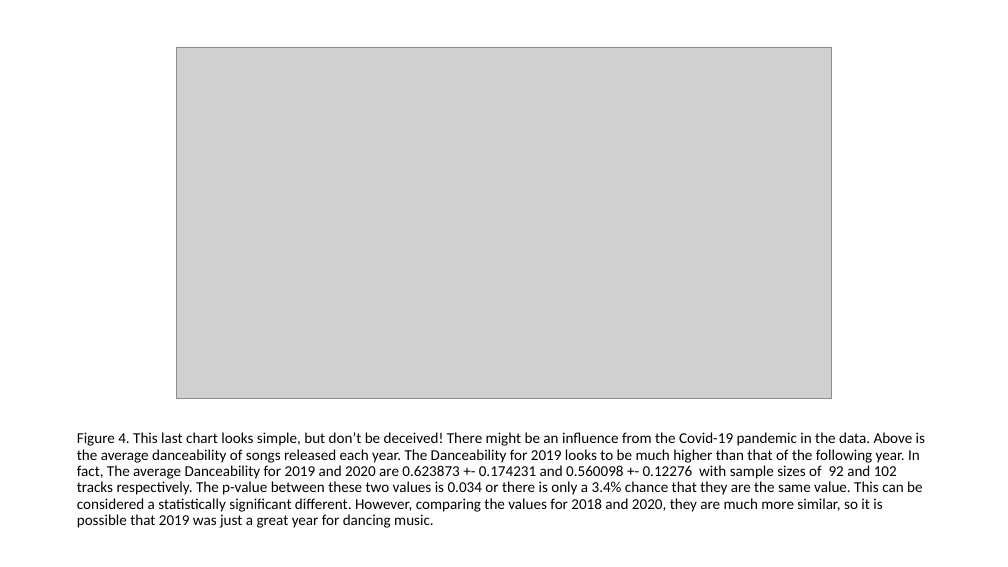
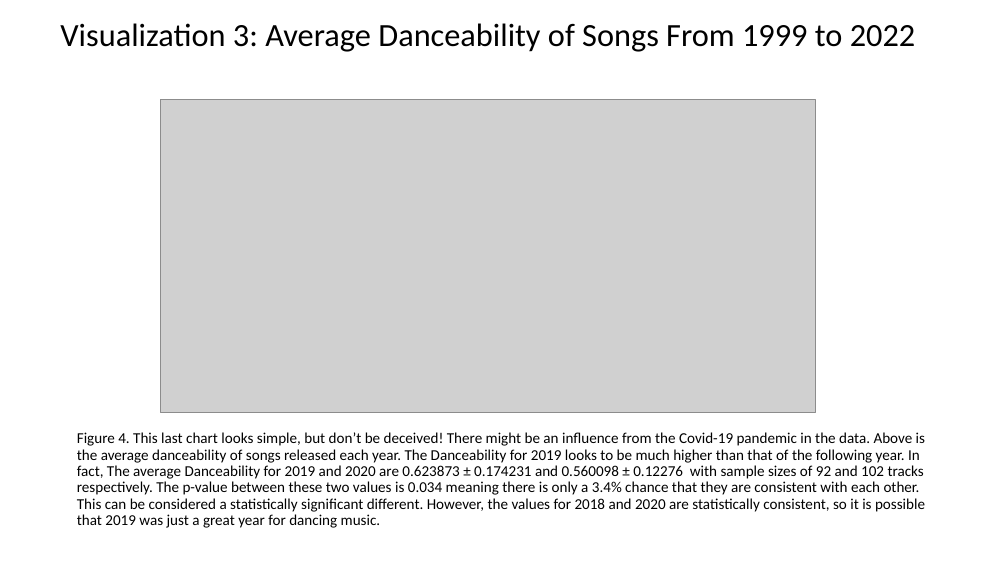
Before and after one commit to sschwartzdata/onramp_project, a slide deck: slide 6 of Submissions/images/Visualizations.pptx (slide 5 before the commit). Drawn at 1008x567 pixels with LibreOffice and Linux fonts; fonts in the diff are those of the drawing; grey boxes stand for pictures. Boxes give left, top, right and bottom in pixels: in the first picture for what was removed or moved away, otherwise in the second. Text is boxed around its words. In the diff, an @@ line names an element or a change of style, - is before the commit and + after.

Commit message:
final_cleaning
cleaned visualizations

```diff
--- a/Submissions/images/Visualizations.pptx
+++ b/Submissions/images/Visualizations.pptx
@@ text added at <box>60,23,916,52</box>, 30.8 pt, text #000000 @@
+Visualization 3: Average Danceability of Songs From 1999 to 2022
@@ picture: place and size @@
-picture at <box>177,47,832,399</box>
+picture at <box>161,99,816,412</box>
@@ title at <box>77,432,925,528</box>: text changed @@
-Figure 4. This last chart looks simple, but don’t be deceived! There might be an influence from the Covid-19 pandemic in the data. Above is the average danceability of songs released each year. The Danceability for 2019 looks to be much higher than that of the following year. In fact, The average Danceability for 2019 and 2020 are 0.623873 +- 0.174231 and 0.560098 +- 0.12276 with sample sizes of 92 and 102 tracks respectively. The p-value between these two values is 0.034 or there is only a 3.4% chance that they are the same value. This can be considered a statistically significant different. However, comparing the values for 2018 and 2020, they are much more similar, so it is possible that 2019 was just a great year for dancing music.
+Figure 4. This last chart looks simple, but don’t be deceived! There might be an influence from the Covid-19 pandemic in the data. Above is the average danceability of songs released each year. The Danceability for 2019 looks to be much higher than that of the following year. In fact, The average Danceability for 2019 and 2020 are 0.623873 ± 0.174231 and 0.560098 ± 0.12276 with sample sizes of 92 and 102 tracks respectively. The p-value between these two values is 0.034 meaning there is only a 3.4% chance that they are consistent with each other. This can be considered a statistically significant different. However, the values for 2018 and 2020 are statistically consistent, so it is possible that 2019 was just a great year for dancing music.
```
Also in this commit, not shown: 4 other slides changed, 2 slides added, 13 other files.
